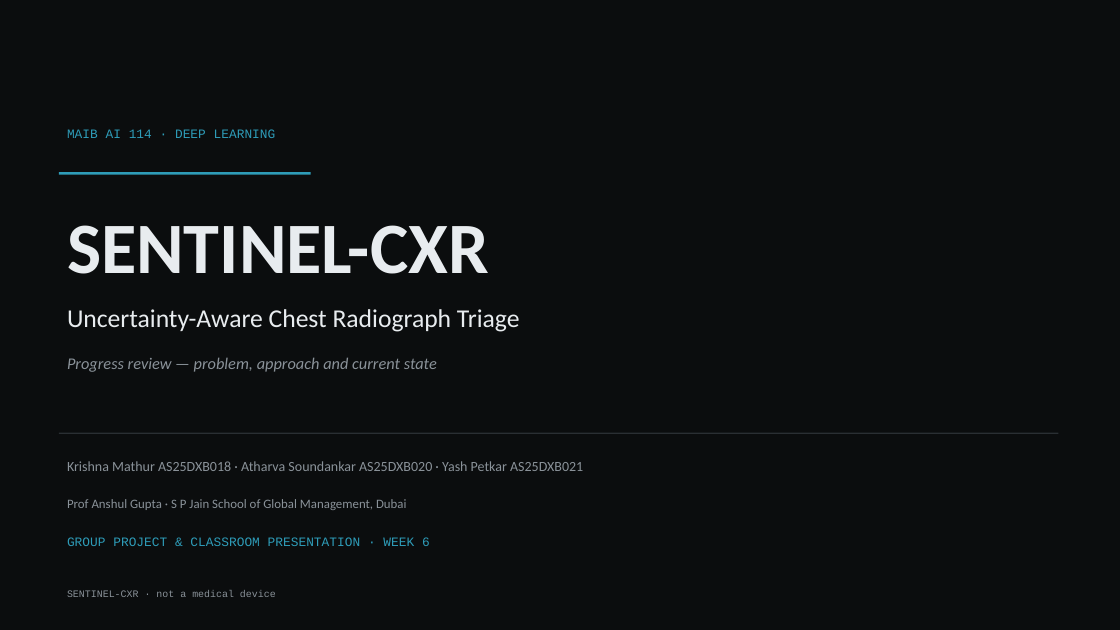
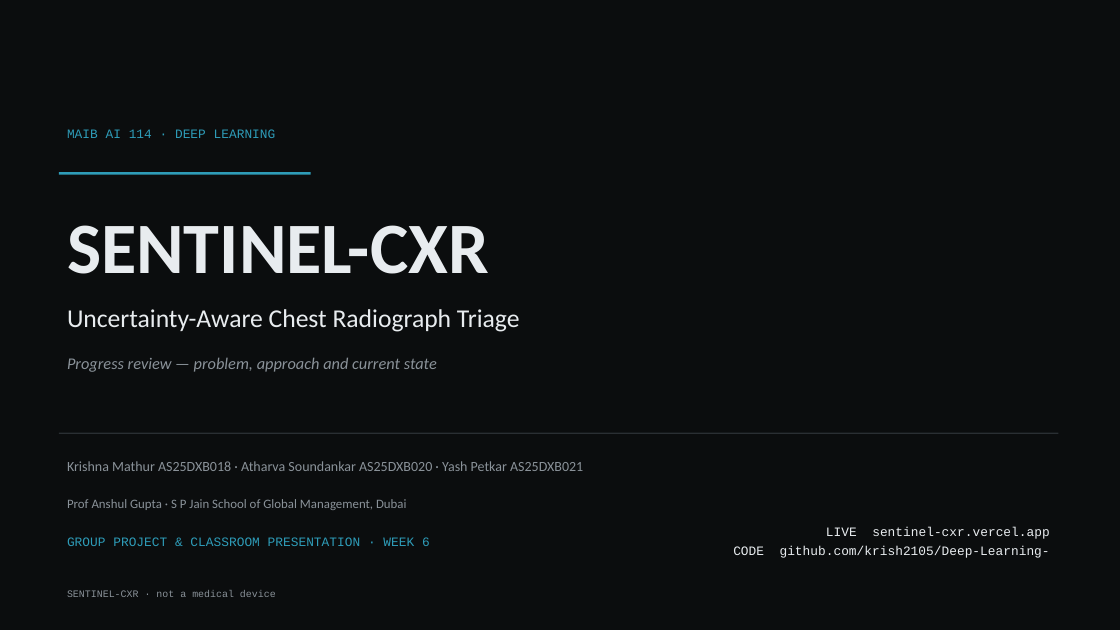
Before and after one commit to krish2105/Deep-Learning-, a slide deck: slide 1 of deliverables/decks/SENTINEL-CXR_Week6_Progress.pptx. Drawn at 1120x630 pixels with LibreOffice and Linux fonts; fonts in the diff are those of the drawing. Boxes give left, top, right and bottom in pixels: in the first picture for what was removed or moved away, otherwise in the second. Text is boxed around its words. In the diff, an @@ line names an element or a change of style, - is before the commit and + after.

```diff
--- a/deliverables/decks/SENTINEL-CXR_Week6_Progress.pptx
+++ b/deliverables/decks/SENTINEL-CXR_Week6_Progress.pptx
@@ text added at (780,527,1050,558), 11 pt, text #E8ECEF @@
+LIVE sentinel-cxr.vercel.app
+CODE github.com/krish2105/Deep-Learning-
```
Also in this commit, not shown: 1 other slide changed, 7 other files.
